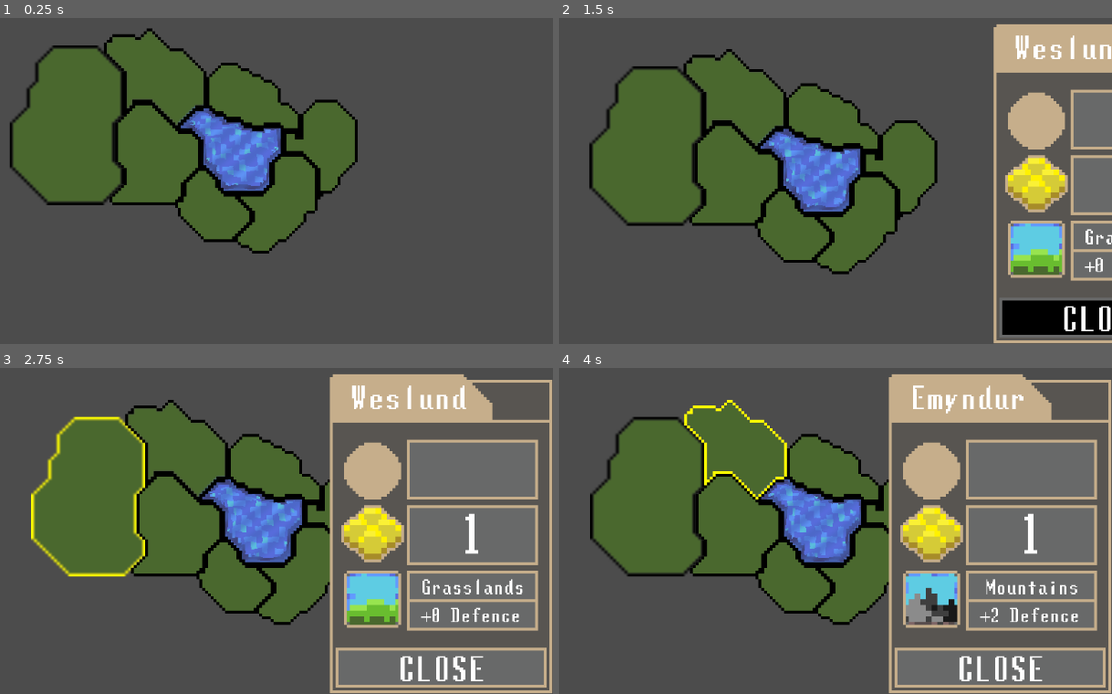
Above: before the commit, frames 1-4 (two rows, left to right).
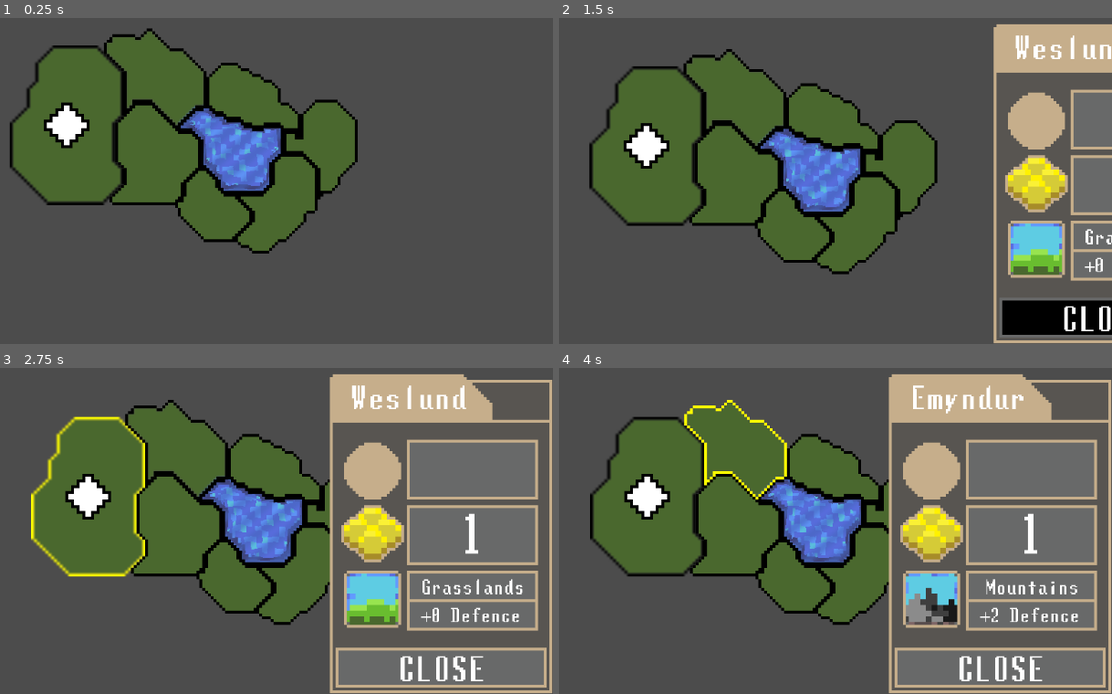
Above: after the commit, the same moments.

Repository: Raelr/StrategyGame
Game: Godot game, scene res://Scenes/World.tscn
The game is run twice, just before and just after one commit, with the same random seed, the same clock (stepped at 60 frames per second) and the same inputs.
Inputs (mouse positions are in pixels of both pictures, inside the frame that each line leads up to):
- Up to frame 1 (0.25 s): no input
- Up to frame 2 (1.5 s): tap Enter at 0.5 s; move the mouse to (630, 132) at 0.52 s; press the mouse at (630, 132) at 0.53 s; move the mouse to (1001, 317) at 1.27 s; release the mouse at (1001, 317) at 1.28 s; click (1001, 317) at 1.35 s
- Up to frame 3 (2.75 s): move the mouse to (88, 495) at 2.02 s; press the mouse at (88, 495) at 2.03 s
- Up to frame 4 (4 s): move the mouse to (735, 524) at 2.77 s; release the mouse at (735, 524) at 2.78 s; click (735, 524) at 2.85 s; tap Space at 3.5 s; move the mouse to (735, 449) at 3.52 s; press the mouse at (735, 449) at 3.53 s

The runs differ from the first frame. In frame 1, 0.7% of the frame differs, in the area x 7-17%, y 25-41%; in frame 2, 0.7%, in the area x 11-20%, y 32-47%; in frame 3, 0.7%; in frame 4, 0.7%.

Commit message:
Added an outline shader

Diff:
--- /dev/null
+++ b/Scenes/Unit.tscn
@@ -0,0 +1,20 @@
+[gd_scene load_steps=4 format=2]
+
+[ext_resource path="res://Sprites/Unit.png" type="Texture" id=1]
+[ext_resource path="res://Shaders/outline_shader.shader" type="Shader" id=2]
+
+[sub_resource type="ShaderMaterial" id=1]
+shader = ExtResource( 2 )
+shader_param/width = 1.0
+shader_param/outline_color = Color( 0, 0, 0, 1 )
+
+[node name="Area2D" type="Area2D"]
+
+[node name="Unit" type="Sprite" parent="."]
+material = SubResource( 1 )
+scale = Vector2( 4, 4 )
+texture = ExtResource( 1 )
+
+[node name="CollisionPolygon2D" type="CollisionPolygon2D" parent="."]
+visible = false
+polygon = PoolVector2Array( -28.0208, 4.17803, -28.0682, -3.9731, -19.9644, -3.9731, -20.0118, -12.1242, -12.0503, -12.0768, -12.0503, -19.8962, -3.99391, -19.991, -4.13608, -27.9052, 3.87288, -27.8104, 4.06244, -20.0384, 11.9292, -19.991, 12.0714, -12.0295, 19.9382, -11.9347, 19.9856, -4.02049, 27.8524, -3.92571, 28.0419, 4.03586, 19.8434, 4.03586, 19.9382, 11.9026, 11.9766, 11.95, 12.0714, 20.1959, 4.06244, 20.0538, 4.06244, 28.1101, -4.08869, 28.0627, -4.0413, 20.1959, -12.0977, 20.1486, -12.0977, 12.187, -20.154, 12.1396, -20.0592, 4.27281 )
--- a/Scenes/World.tscn
+++ b/Scenes/World.tscn
@@ -26,6 +26,7 @@
 [ext_resource path="res://Sprites/Region7Outline.png" type="Texture" id=24]
 [ext_resource path="res://Scenes/RTSCamera.tscn" type="PackedScene" id=25]
 [ext_resource path="res://Scripts/WorldManager.gd" type="Script" id=26]
+[ext_resource path="res://Scenes/Unit.tscn" type="PackedScene" id=27]
 
 [node name="World" type="Node2D"]
 script = ExtResource( 26 )
@@ -247,6 +248,9 @@
 scale = Vector2( 4, 4 )
 texture = ExtResource( 15 )
 
+[node name="Unit" parent="." instance=ExtResource( 27 )]
+position = Vector2( 338.249, 288.993 )
+
 [editable path="Water"]
 
 [editable path="WestRegion"]
--- /dev/null
+++ b/Shaders/outline_shader.shader
@@ -0,0 +1,22 @@
+shader_type canvas_item;
+
+uniform float width: hint_range(0.0, 30.0);
+uniform vec4 outline_color: hint_color;
+
+void fragment() {
+	float size = width * 1.0 / float(textureSize(TEXTURE, 0).x);
+	vec4 sprite_color = texture(TEXTURE, UV);
+	float alpha = -8.0 * sprite_color.a;
+
+	alpha += texture(TEXTURE, UV + vec2(size, 0.0)).a;
+	alpha += texture(TEXTURE, UV + vec2(-size, 0.0)).a;
+	alpha += texture(TEXTURE, UV + vec2(0.0, size)).a;
+	alpha += texture(TEXTURE, UV + vec2(0.0, -size)).a;
+	alpha += texture(TEXTURE, UV + vec2(size, size)).a;
+	alpha += texture(TEXTURE, UV + vec2(-size, size)).a;
+	alpha += texture(TEXTURE, UV + vec2(size, -size)).a;
+	alpha += texture(TEXTURE, UV + vec2(-size, -size)).a;
+
+	vec4 final_color = mix(sprite_color, outline_color, clamp(alpha, 0.0, 1.0));
+	COLOR = vec4(final_color.rgb, clamp(abs(alpha) + sprite_color.a, 0.0, 1.0));
+}
Not shown: 1 places in Scenes/World.tscn that only renumber resources
Binary file changed: Sprites/Unit.png
